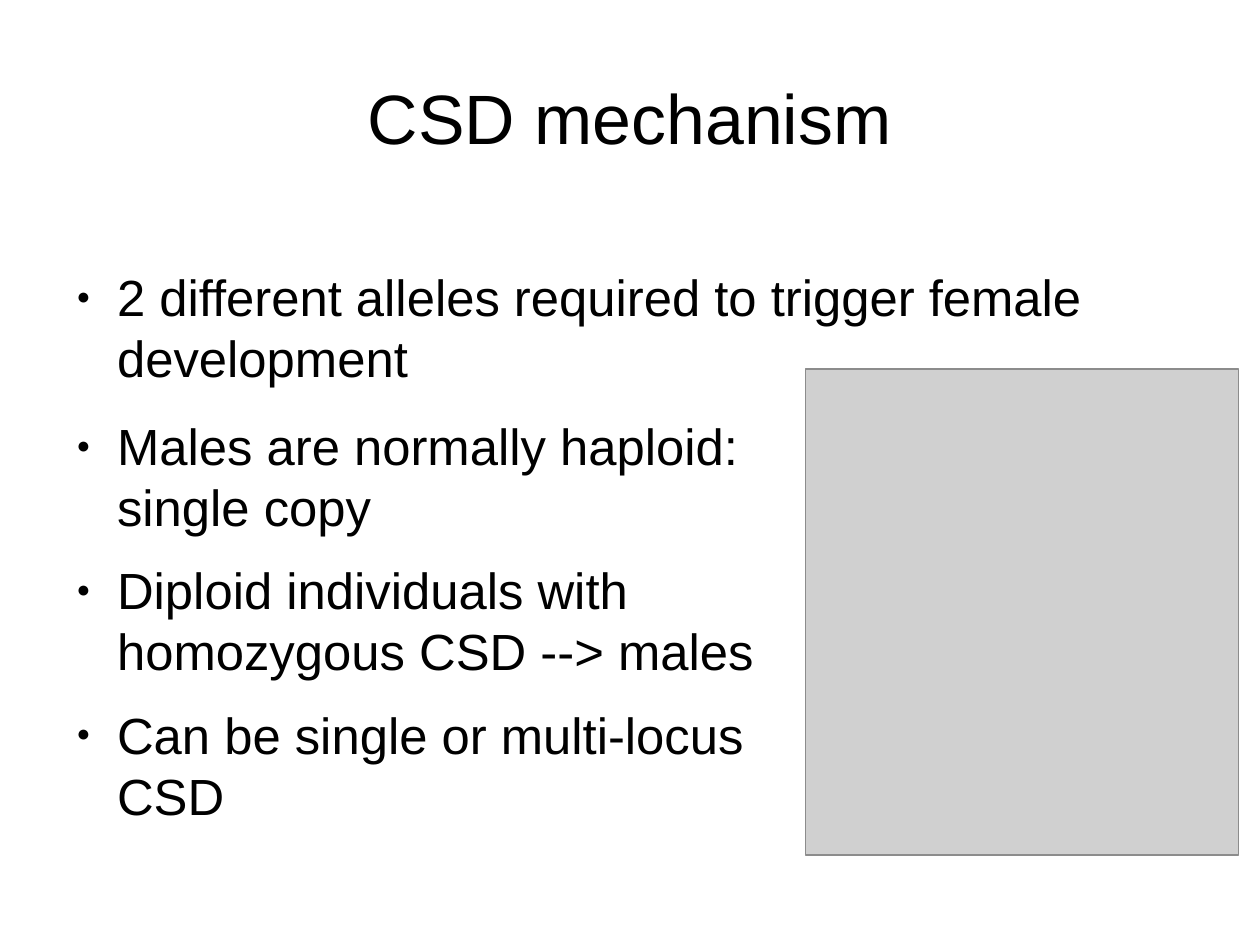
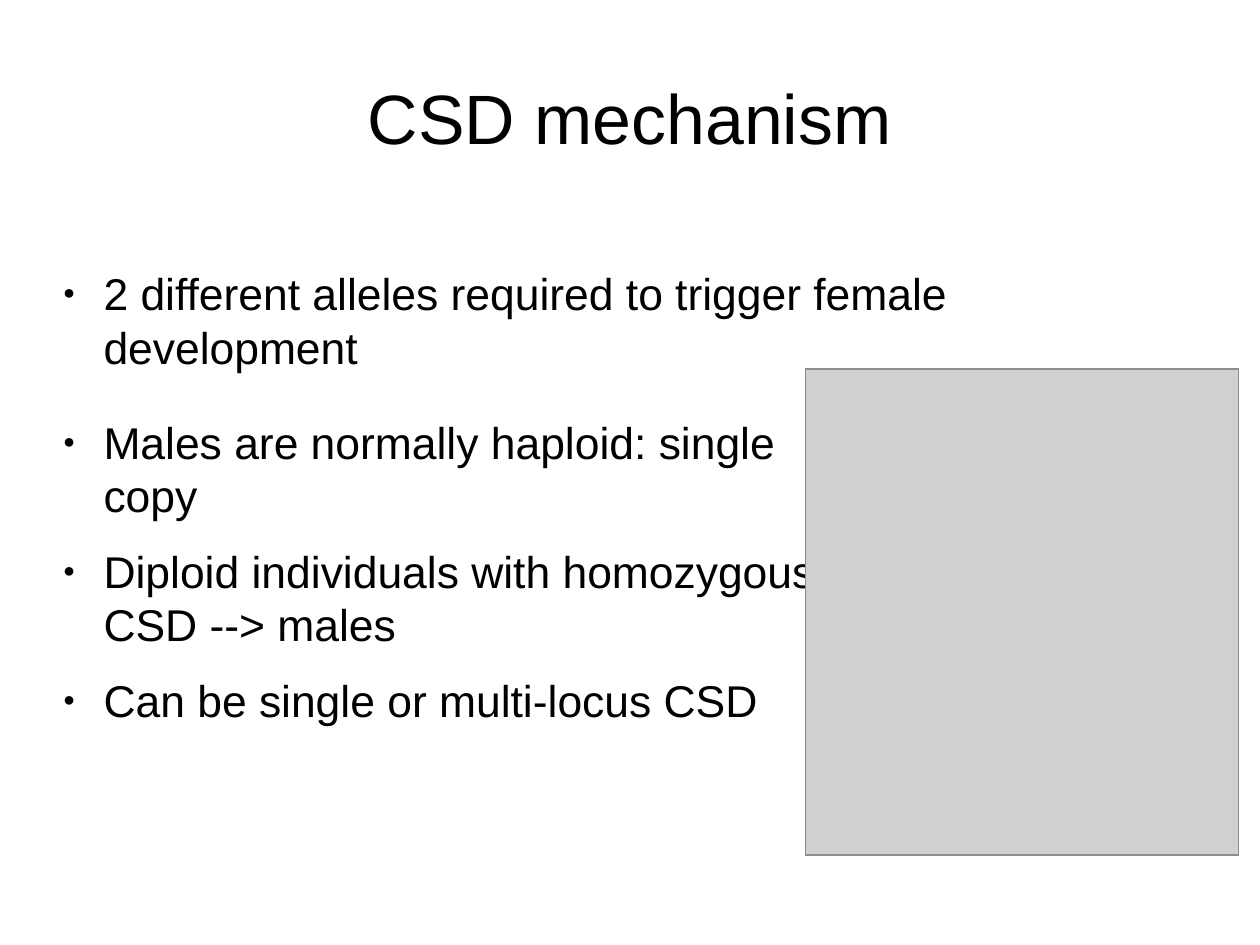
Before and after one commit to cmdoret/master_archive, a slide deck: slide 3 of reports/presentations/lab_meeting_20170712/lab_meeting_20170712.odp. Drawn at 1260x945 pixels with LibreOffice and Linux fonts; fonts in the diff are those of the drawing; grey boxes stand for pictures. Boxes give left, top, right and bottom in pixels: in the first picture for what was removed or moved away, otherwise in the second. Text is boxed around its words. In the diff, an @@ line names an element or a change of style, - is before the commit and + after.

```diff
--- a/reports/presentations/lab_meeting_20170712/lab_meeting_20170712.odp
+++ b/reports/presentations/lab_meeting_20170712/lab_meeting_20170712.odp
@@ text "2 different alleles required to ...": place and size @@
-text "2 different alleles required to ..." at [117, 279, 1081, 388]
+text "2 different alleles required to ..." at [104, 277, 946, 373]
@@ text "2 different alleles required to ..." at [104, 277, 946, 373]: size 32 to 28 pt @@
@@ text "Males are normally haploid: single ...": place and size @@
-text "Males are normally haploid: single ..." at [117, 428, 753, 816]
+text "Males are normally haploid: single ..." at [104, 426, 815, 726]
@@ text "Males are normally haploid: single ..." at [104, 426, 815, 726]: size 32 to 28 pt @@
```
Also in this commit, not shown: 5 other slides changed, 4 other files.
